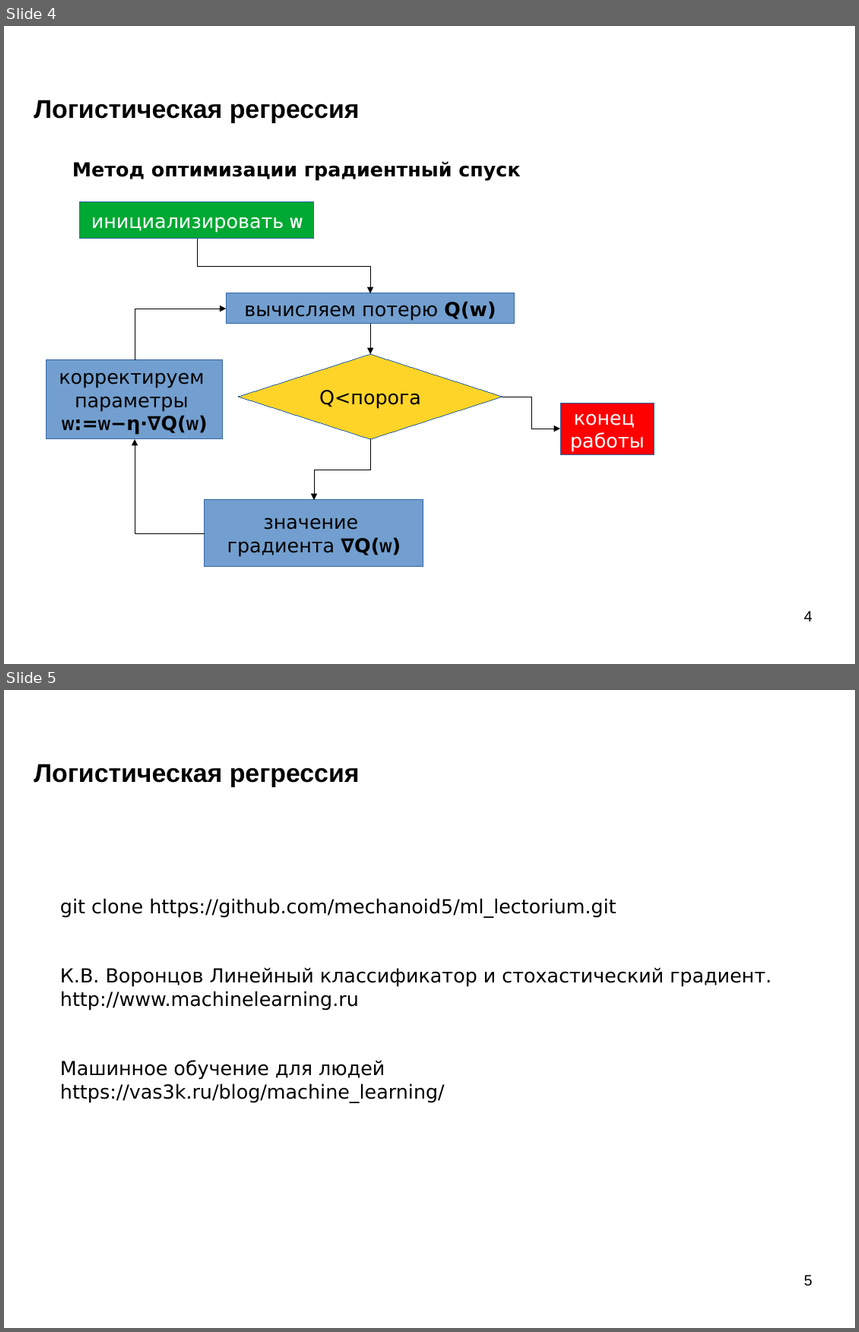
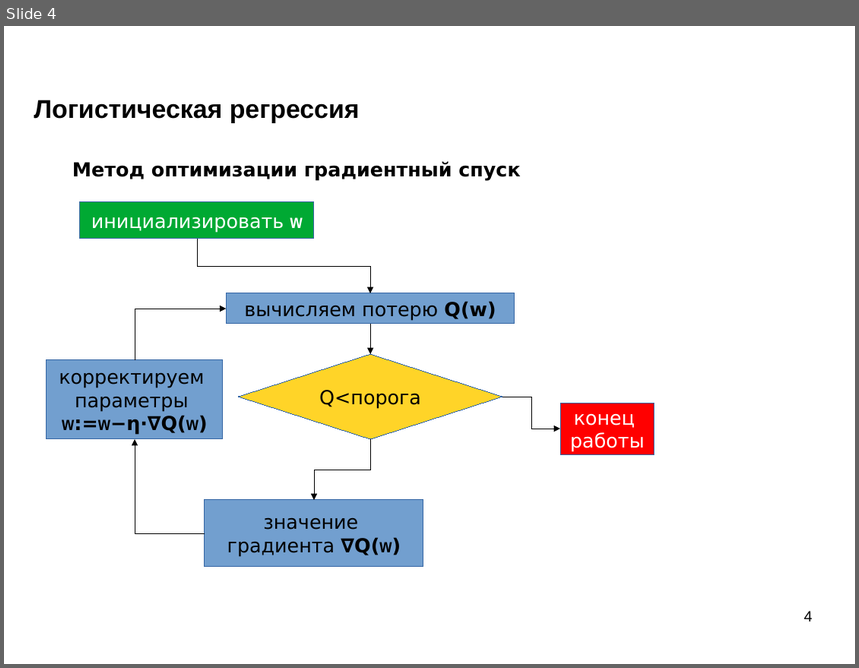
Before and after one commit to mechanoid5/ml_lectorium_2024_I, a slide deck: 14-regression-logistic.odp. Shown one above the other, each under a label of ours: slides 4 and 5 before the commit, slide 4 after it. The pictures are 859x1332 and 859x668 pixels, drawn with LibreOffice and Linux fonts; fonts in the diff are those of the drawing; background and template pictures are left out. Boxes give left, top, right and bottom in pixels: in the first picture for what was removed or moved away, otherwise in the second. Text is boxed around its words. In the diff, an @@ line names an element or a change of style, - is before the commit and + after.

```diff
--- a/14-regression-logistic.odp
+++ b/14-regression-logistic.odp
@@ slide 5 removed at <box>4,690,855,1328</box>, background picture (left out) @@
@@ title removed at <box>34,764,360,787</box> @@
-Логистическая регрессия
@@ text removed at <box>60,898,772,1103</box> @@
-git clone https://github.com/mechanoid5/ml_lectorium.git
-К.В. Воронцов Линейный классификатор и стохастический градиент. http://www.machinelearning.ru
-Машинное обучение для людей https://vas3k.ru/blog/machine_learning/
@@ page number removed at <box>804,1275,813,1287</box> @@
-5
```
Also in this commit, not shown: 1 slide added, 7 other files.
